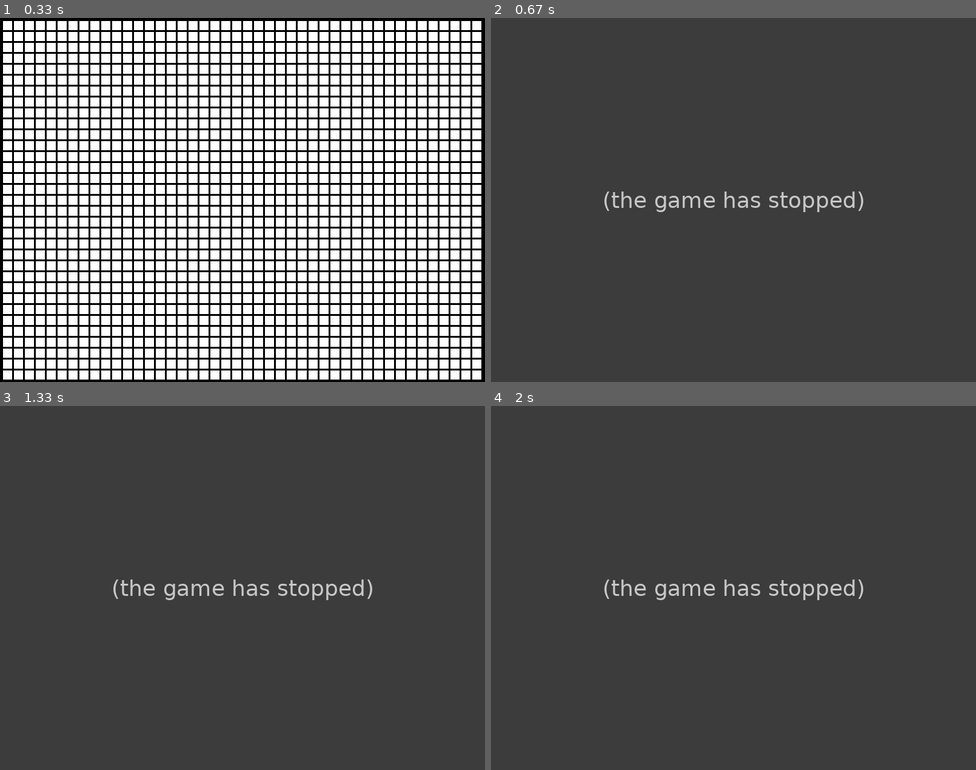
Above: before the commit, frames 1-4 (two rows, left to right).
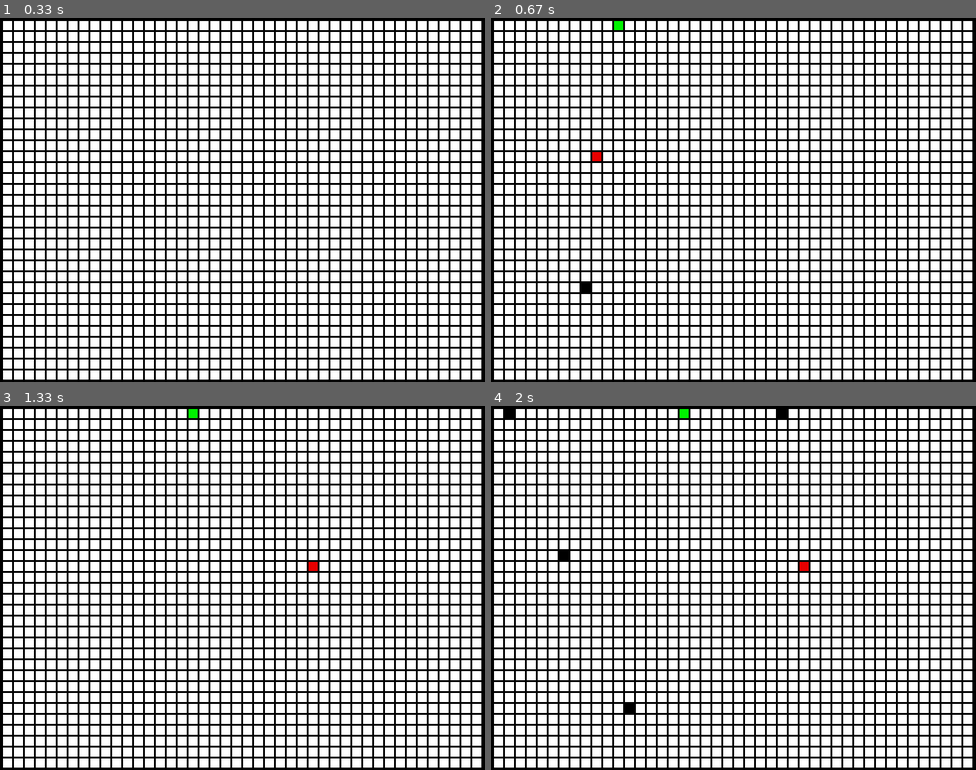
Above: after the commit, the same moments.

Repository: MrJoeKr/Pathfinding-Visualizer-Python
Game: pygame game, started from A star path finding App.py
Same seed, same stepped clock (60 frames per second), same inputs: the game is played once before the commit and once after it.
Inputs (mouse positions are in pixels of both pictures, inside the frame that each line leads up to):
- Up to frame 1 (0.33 s): no input
- Up to frame 2 (0.67 s): press the mouse at (617, 25) at 0.37 s; move the mouse to (597, 156) at 0.47 s; release the mouse at (583, 287) at 0.6 s
- Up to frame 3 (1.33 s): hold Backspace 0.67-1.13 s; press the mouse at (194, 413) at 1.2 s; move the mouse to (310, 569) at 1.3 s
- Up to frame 4 (2 s): release the mouse at (917, 726) at 1.43 s; press the mouse at (510, 413) at 1.53 s; move the mouse to (568, 558) at 1.63 s; release the mouse at (626, 704) at 1.77 s; press the mouse at (782, 413) at 1.87 s; move the mouse to (689, 529) at 1.97 s

Frame 1 is identical in both runs. In frame 2, 100% of the frame differs, in the area x 0-100%, y 0-100%; in frame 3, 100%; in frame 4, 100%.
Error before the commit: TypeError: function missing required argument 'rect' (pos 3) (A star path finding App.py lin...; the game stopped at 0.37 s (later frames are placeholders)

Commit message:
Update A star path finding App.py

Diff:
--- a/A star path finding App.py
+++ b/A star path finding App.py
@@ -13,6 +13,7 @@
 WHITE = (255,255,255)
 GREEN = (0,242,0)
 RED = (231,0,0)
+LIGHT_GREEN = (126, 186, 0)
 
 # A* algorithm
 class Node():
@@ -49,7 +50,8 @@
 	return result
 
 def search(maze, start, end): # cost -> value of one transition
-
+	start = [start[1],start[0]]
+	end = [end[1],end[0]]
 	start_node = Node(None, tuple(start))
 	start_node.g = start_node.f = start_node.h = 0
 	end_node = Node(None, tuple(end))
@@ -163,7 +165,9 @@
 	return point_rect
 
 def get_point_pos(point_rect):
-	return (point_rect.x, point_rect.y)
+	x = (point_rect.x-5) // 18
+	y = (point_rect.y-5) // 18
+	return (x,y)
 
 
 def main():
@@ -172,9 +176,15 @@
 	sub_plains = []
 	walls = []
 	points = []
+	path_list = []
 	CLEAR = True
 	choose_start = True
 	choose_end = False
+	choose_walls = False
+	start_choosed = False
+	end_choosed = False
+	once = True
+	done = False
 	while running:
 
 		display.fill(BLACK)
@@ -184,16 +194,16 @@
 
 
 		# draws plain
-		for i in range(44):
-			for j in range(33):
-				plain_rect = plain(5+i*18,5+j*18)
+		for i in range(33):
+			for j in range(44):
+				plain_rect = plain(5+j*18,5+i*18)
 				sub_plains.append(plain_rect)
 				if len(sub_plains) > 44*33: # prevent freezing
 					del sub_plains[-1:]
 
 		if CLEAR: # list of plain rectangles
 			plains = list(sub_plains)
-			maze = [0 for i in range(44*33)]
+			maze_1d = [0 for i in range(44*33)]
 			CLEAR = False
 
 		for event in pygame.event.get():
@@ -203,36 +213,96 @@
 				quit()
 			if left_pressed:
 				# firstly = choose start and end point
-				if choose_start: # renders text 'Choose starting point', gives ability to choose it
-					choose_start = False
+				for pl in plains:
+					if pl.collidepoint(mx,my):
+						if choose_start: # renders text 'Choose starting point', gives ability to choose it
+							choose_start = False
+							start_choosed = True
+							start_rect = draw_point(pl.x,pl.y,GREEN)
+							start_rect_pos = plains.index(pl)
+							plains[start_rect_pos] = start_rect
+
+						if choose_end:
+							end_rect_pos = plains.index(pl)
+							if end_rect_pos != start_rect_pos:
+								choose_end = False
+								end_choosed = True
+								choose_walls = True
+								end_rect = draw_point(pl.x,pl.y,RED)
+								plains[end_rect_pos] = end_rect
+
+			# left click - drawing walls
+				if choose_walls:
 					for pl in plains:
 						if pl.collidepoint(mx,my):
-							point_rect = draw_point(pl.x,pl.y,GREEN)
-							points.append(point_rect)
-							plains.remove(pl)
-
-
-			# left click - drawing walls
-				for pl in plains:
-					if pl.collidepoint(mx,my):
-						pos = plains.index(pl)
-						maze[pos] = 1
-						wall_rect = wall(pl.x,pl.y)
-						walls.append(wall_rect)
+							wall_pos = plains.index(pl)
+							if wall_pos != end_rect_pos and wall_pos != start_rect_pos:
+								maze_1d[wall_pos] = 1
+								wall_rect = wall(pl.x,pl.y)
+								walls.append(wall_rect)
+								left_pressed = False
 
 
 			if event.type == pygame.KEYDOWN:
 				if event.key == pygame.K_BACKSPACE: # clear walls and remake plains - list
 					walls.clear()
 					plains.clear()
+					path_list.clear()
 					CLEAR = True
+
+					choose_start = True
+					choose_end = False
+					once = True
+					start_choosed = False
+					end_choosed = False
+					done = False
+					path = None
+
+				if start_choosed and end_choosed:
+					if event.key == pygame.K_SPACE: # Start A* algorithm
+						start = get_point_pos(start_rect)
+						end = get_point_pos(end_rect)
+						maze_2d = np.reshape(maze_1d,(33,44))
+						path = search(maze_2d, start, end)
+						done = True
+
+						print('\n'.join([''.join(["{:" ">3d}".format(item) for item in row]) for row in maze_2d]))
+
+						print()
+
+						print('\n'.join([''.join(["{:" ">3d}".format(item) for item in row]) for row in path]))
+
 
 		# draws walls
 		for wl in walls:
 			pygame.draw.rect(display,BLACK,wl)
 
-		for point in points:
-			pygame.draw.rect(display,point)
+
+		if start_choosed:
+			if once:
+				choose_end = True
+				once = False
+			pygame.draw.rect(display,GREEN,start_rect)
+		if end_choosed:
+			pygame.draw.rect(display,RED,end_rect)
+
+
+		if done:
+			print(path)
+			for row in path:
+				for num in row:
+					if num > 0:
+						y = path.index(row)
+						x = row.index(num)
+						path_rect = draw_point(x,y,LIGHT_GREEN)
+						path_list.append(path_rect)
+				done = False
+
+		if path_list:
+			for rect in path_list:
+				if rect != path_list[-1]:
+					pygame.draw.rect(display,LIGHT_GREEN,rect)
+
 
 		pygame.display.update()
 		mainClock.tick(60)
@@ -241,7 +311,5 @@
 main()
 
 
-# learn A* algorithm
-# starting, ending point (A,B)
 # tick box if you want to see how the algorithm works
 # ENTER - start finding
